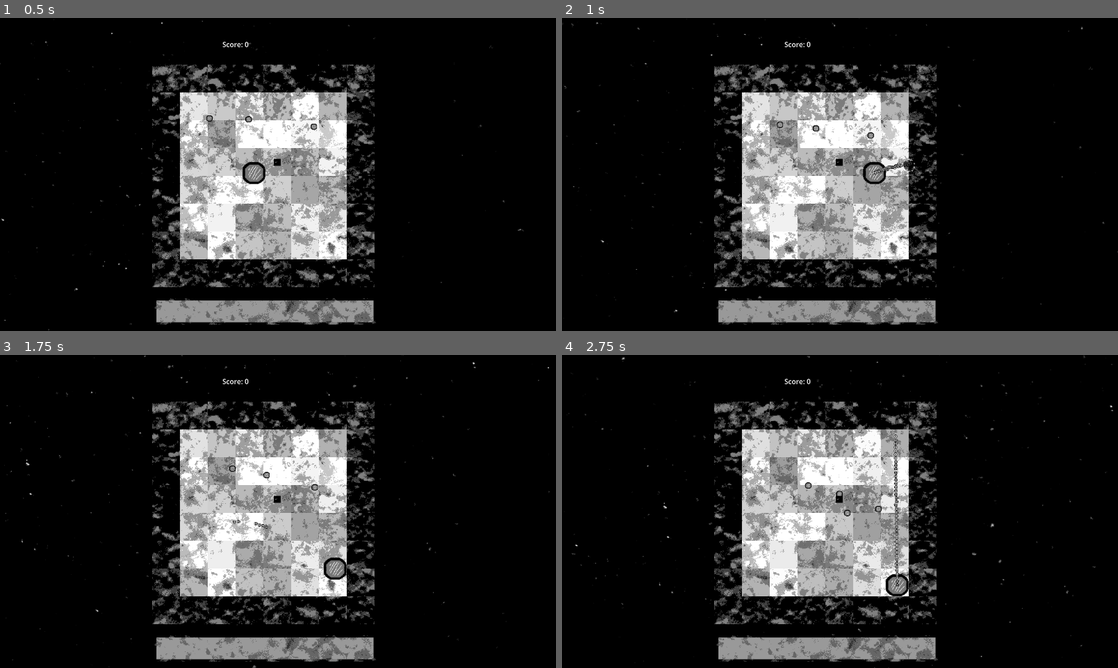
Above: before the commit, frames 1-4 (two rows, left to right).
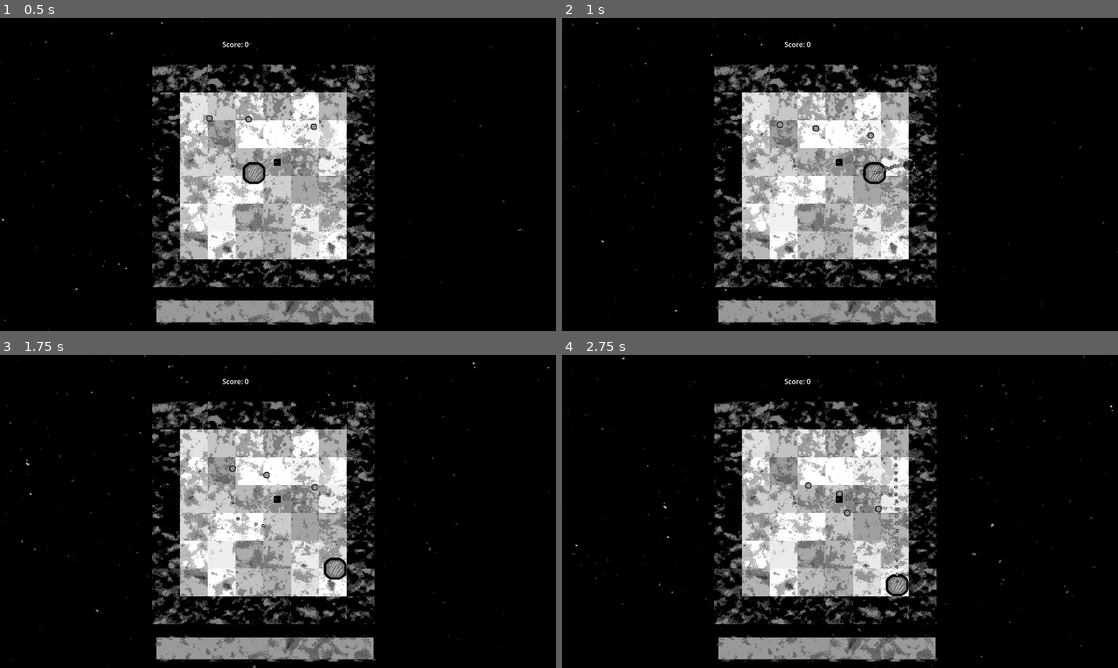
Above: after the commit, the same moments.

Repository: Indivicivet/ludumdare54
Game: Godot game, scene res://ludumdare54.tscn
The game is run twice, just before and just after one commit, with the same random seed, the same clock (stepped at 60 frames per second) and the same inputs.
Inputs (mouse positions are in pixels of both pictures, inside the frame that each line leads up to):
- Up to frame 1 (0.5 s): no input
- Up to frame 2 (1 s): move the mouse to (962, 158) at 0.52 s; press the mouse at (962, 158) at 0.53 s; hold Right (right) from 0.53 s (still down)
- Up to frame 3 (1.75 s): move the mouse to (166, 527) at 1.27 s; release Right (right) at 1.28 s; release the mouse at (166, 527) at 1.28 s; hold Down (down) from 1.28 s (still down); click (166, 527) at 1.35 s
- Up to frame 4 (2.75 s): move the mouse to (895, 442) at 2.02 s; release Down (down) at 2.03 s; press the mouse at (895, 442) at 2.03 s; hold Right (right) from 2.03 s (still down)

Frame 1 is identical in both runs. In frame 2, less than 0.1% of the frame differs, in the area x 56-63%, y 46-50%; in frame 3, less than 0.1%; in frame 4, 0.2%, in the area x 59-61%, y 25-74%.

Commit message:
refactor gun 1 so doesn't shoot every frame... but it still does cuz firerate is high :)

Diff:
--- a/scripts/gun1.gd
+++ b/scripts/gun1.gd
@@ -6,19 +6,29 @@
 var rng = RandomNumberGenerator.new()
 var bullet_type_1 = preload("res://bullet_type_1.tscn")
 
+const FIRE_DELAY = 0.03  # probs every frame if fast enough :))
+var fire_next_delay = 0
 
-func _process(_delta):
+
+func fire_bullet():
+	var bullet_inst = bullet_type_1.instantiate()
+	owner.add_child(bullet_inst)
+	bullet_inst.global_transform = self.global_transform
+	var target_dir = (
+		get_local_mouse_position()
+		- self.transform.get_origin()
+	)
+	bullet_inst.dir = (
+		target_dir
+		+ Vector2(
+			rng.randf_range(-1, 1), rng.randf_range(-1, 1)
+		) * target_dir.abs() * RANDOM_SPREAD / 2
+	)
+
+
+func _process(delta):
+	fire_next_delay -= delta
 	if Input.is_action_pressed("primary_fire"):
-		var bullet_inst = bullet_type_1.instantiate()
-		owner.add_child(bullet_inst)
-		bullet_inst.global_transform = self.global_transform
-		var target_dir = (
-			get_local_mouse_position()
-			- self.transform.get_origin()
-		)
-		bullet_inst.dir = (
-			target_dir
-			+ Vector2(
-				rng.randf_range(-1, 1), rng.randf_range(-1, 1)
-			) * target_dir.abs() * RANDOM_SPREAD / 2
-		)
+		if fire_next_delay <= 0:
+			fire_bullet()
+			fire_next_delay = FIRE_DELAY
